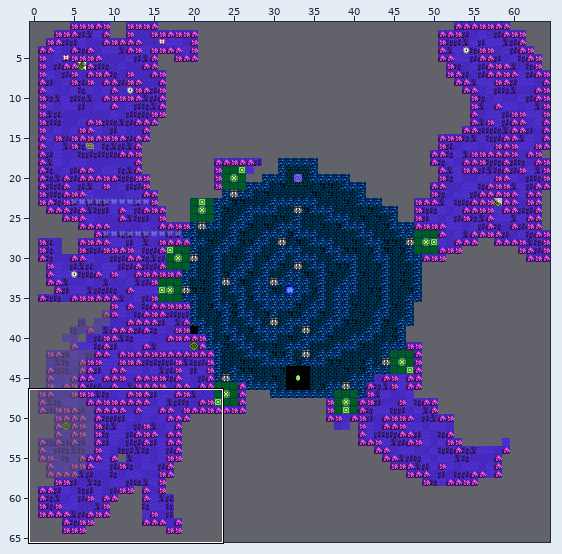
Level history. Tiled map: Maps/Map_ButterflyGarden.tmx. Above: a wide view before the commit, with the close-up outlined.
Close-up. Earlier state:
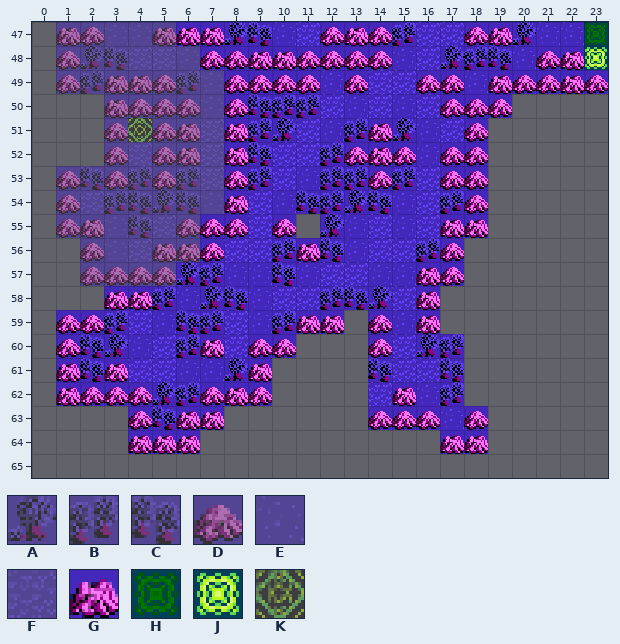
Cells are 16x16 px. Shown: x 0..23, y 47..65. The commit also changed other parts of the map, which this record leaves out.
Key: from "ButterflyGarden": A 0, B 1, C 2, D 3, E 8, F 9, G 11, H 48, J 50; from "Items": K 35.
_ is an empty cell.
Layers that did not change in this view are not listed.
Layer "Floor" before, first column x 0:
47 ______GGACEFDGDBFFDGAEEH
48 _______DDGGDDDDEFABCEDGJ
49 ________DDDDEDFFDDEGDDGD
50 ________DCBBFEFEFDDD____
51 ________GBAFEBGAEFD_____
52 ________GCFFBDGDEDD_____
53 ________DBFEBBDBFDD_____
54 ________GFECBACEFBD_____
55 _______DDFD_AEFEFGG_____
56 _______DFFBGCEFFBD______
57 ______ABEECEFFEEGD______
58 ___GGBEACEFFBCAFG_______
59 _DDBFECBFEBGG_DEG_______
60 _DCAEFBGFDD___DFAB______
61 _GCGFFEEAG____CFFC______
62 _GDDDABDGD____FGEB______
63 ____DCGG______DDDED_____
64 ____GGG__________GG_____
65 ________________________
Layer "Floor?" before, first column x 0:
47 _GDEEGGG__
48 _DACFFEDD_
49 _DBGGDBED_
50 ___GDDDED_
51 ___DKDGFG_
52 ___DFDGFG_
53 _DCDBDBFD_
54 _DFBCACEG_
55 _DGECFDDD_
56 __DEFGG___
57 __DDDD____
58 __________
59 __________
60 __________
61 __________
62 __________
63 __________
And afterwards:
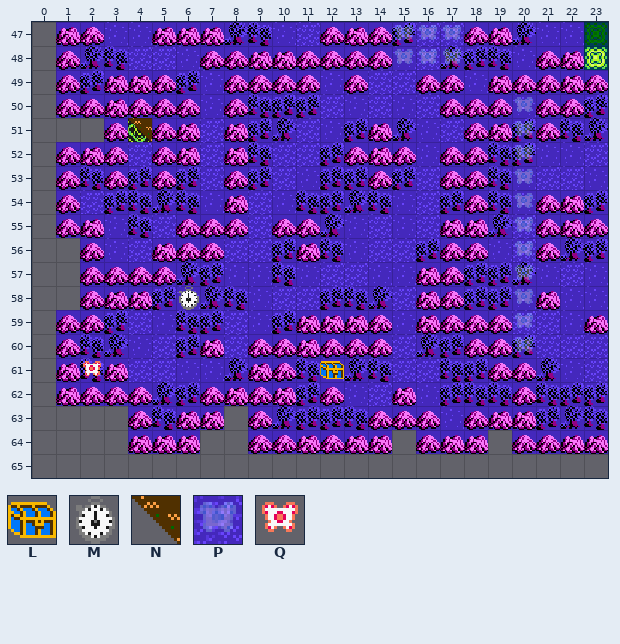
Further tiles: from "Items": L 4, M 13, N 54; from "enemies": P 8, Q 35.
See-through tiles are keyed as they look on the map.
Difference:
Layer "Floor":
y 47: x 1..5 _____ -> GDEEG
y 48: x 1..6 ______ -> DACFFE
y 49: x 1..7 _______ -> DBGGDBE
y 50: x 1..7 _______ -> DDGDDDE; x 20..23 ____ -> EDDB
y 51: x 3..7 _____ -> DKDGF; x 19..23 _____ -> GBDCA
y 52: x 1..7 _______ -> DGDFDGF; x 19..23 _____ -> CBEEF
y 53: x 1..7 _______ -> DCDBDBF; x 19..23 _____ -> CEFFE
y 54: x 1..7 _______ -> DFBCACE; x 19..23 _____ -> CEDGB
y 55: x 1..6 ______ -> DGECFD; x 11 _ -> D; x 19..23 _____ -> AFDGD
y 56: x 2..6 _____ -> DEFGD; x 18..23 ______ -> DEFDAB
y 57: x 2..5 ____ -> DDDD; x 18..23 ______ -> BBAEFE
y 58: x 2 _ -> D; x 17..23 _______ -> DBBEGEE
y 59: x 13 _ -> G; x 17..23 _______ -> DDDFFEG
y 60: x 11..13 ___ -> GDD; x 18..23 ______ -> DDBFFF
y 61: x 10..13 ____ -> DCEA; x 18..23 ______ -> BDDAEF
y 62: x 10..13 ____ -> GBDE; x 18..23 ______ -> CCDCBB
y 63: x 9..13 _____ -> DABBC; x 19..23 _____ -> GGBAC
y 64: x 9..14 ______ -> DDGDGG; x 16 _ -> D; x 20..23 ____ -> DDGG
Layer "Floor?" (removed):
y 47: x 1..5 GDEEG -> _____
y 48: x 1..6 DACFFE -> ______
y 49: x 1..7 DBGGDBE -> _______
y 50: x 3..7 GDDDE -> _____
y 51: x 3..7 DKDGF -> _____
y 52: x 3..7 DFDGF -> _____
y 53: x 1..7 DCDBDBF -> _______
y 54: x 1..7 DFBCACE -> _______
y 55: x 1..6 DGECFD -> ______
y 56: x 2..6 DEFGG -> _____
y 57: x 2..5 DDDD -> ____
Layer "Hidden":
y 51: x 4 _ -> N
Layer "Items":
y 58: x 6 _ -> M
y 61: x 12 _ -> L
Layer "Enemies":
y 61: x 2 _ -> Q
Layer "Fairy paths":
y 47..48: x 15..17 ___ -> PPP
y 50..60: x 20 _ -> P
